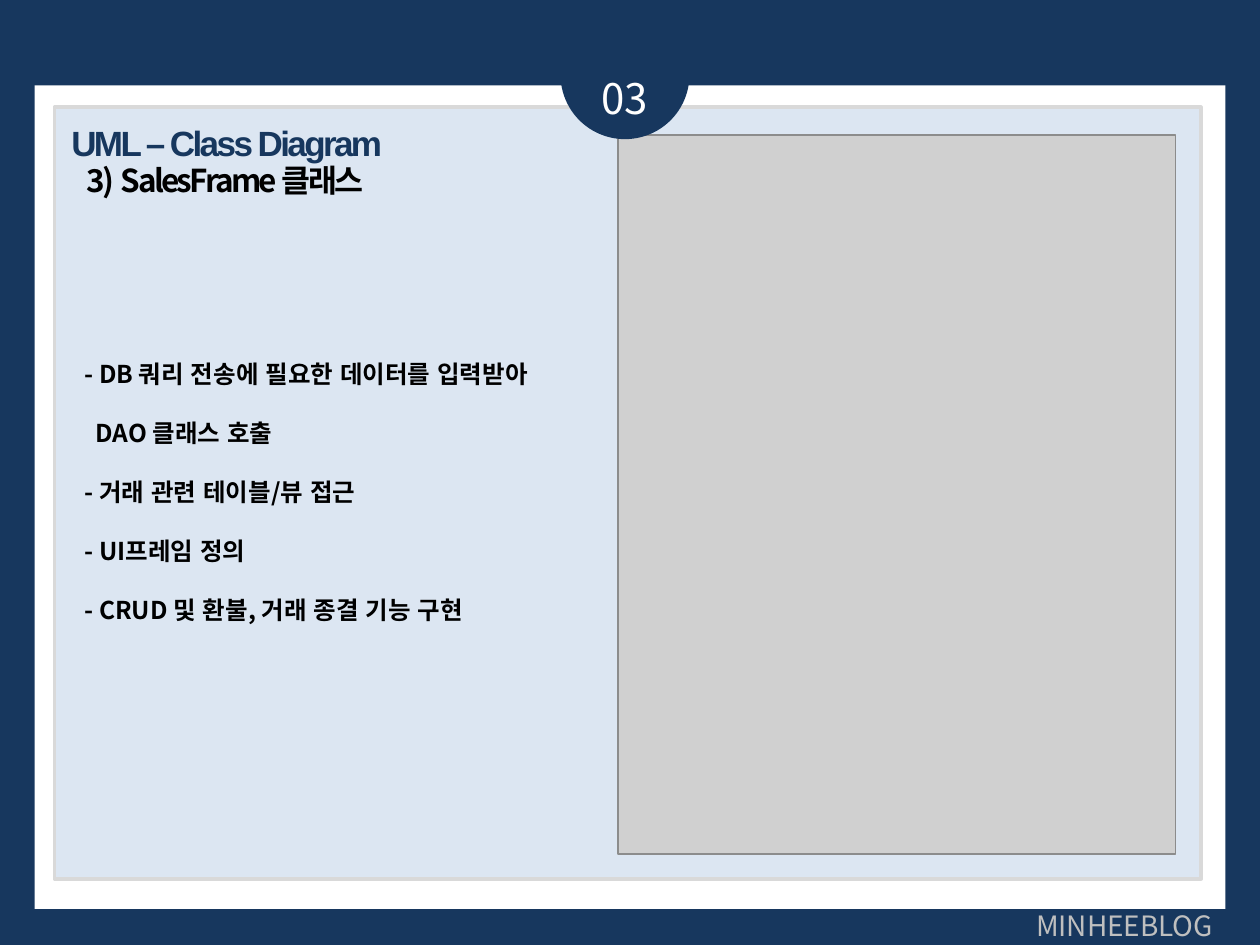
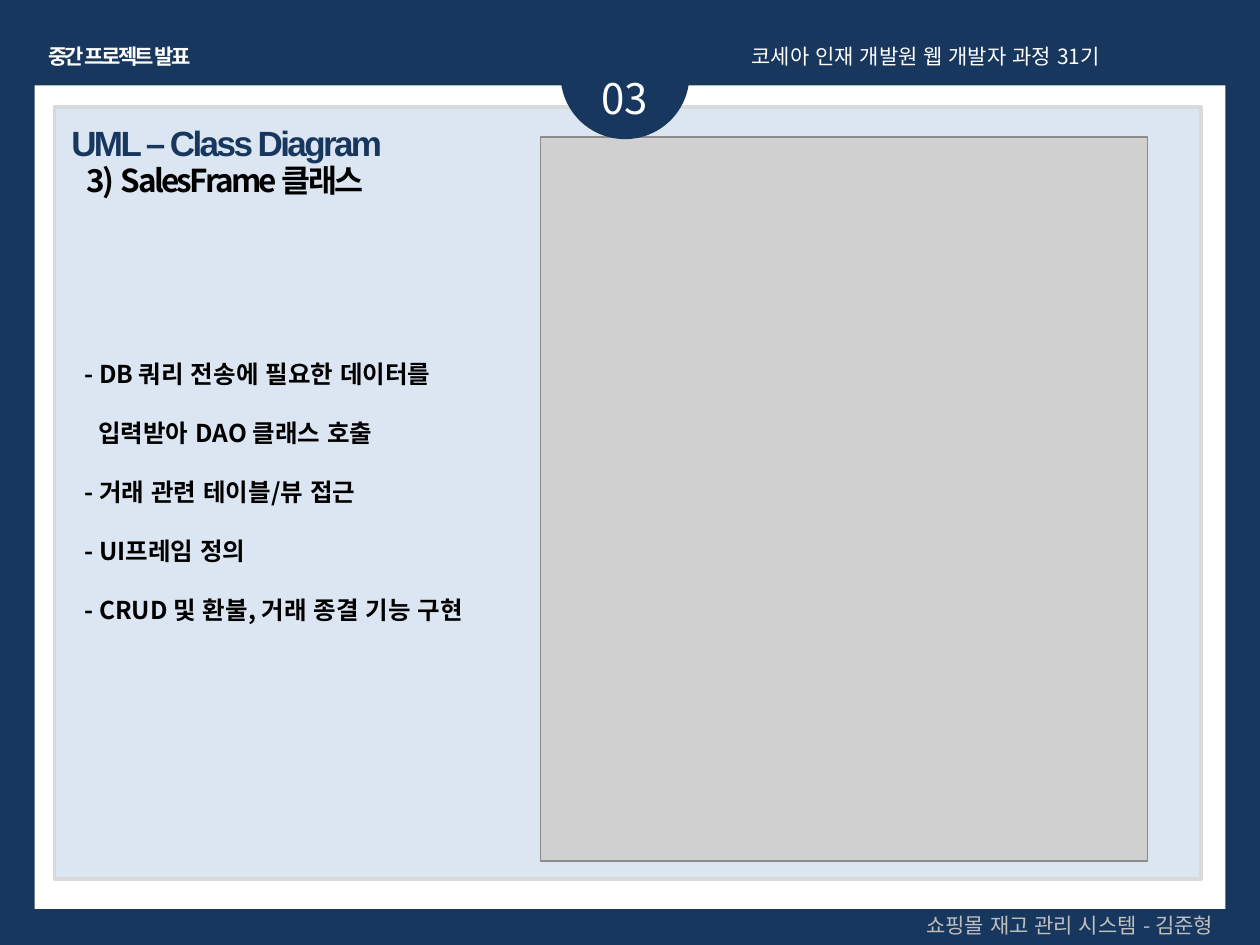
Before and after one commit to Wolfswagen/Kosea_Mid_project, a slide deck: slide 14 of Kosea_Mid_Project/김준형 Project-2nd.pptx. Drawn at 1260x945 pixels with LibreOffice and Linux fonts; fonts in the diff are those of the drawing; grey boxes stand for pictures. Boxes give left, top, right and bottom in pixels: in the first picture for what was removed or moved away, otherwise in the second. Text is boxed around its words. In the diff, an @@ line names an element or a change of style, - is before the commit and + after.

```diff
--- a/Kosea_Mid_Project/김준형 Project-2nd.pptx
+++ b/Kosea_Mid_Project/김준형 Project-2nd.pptx
@@ text added at <box>48,46,191,66</box>, 12 pt, text #FFFFFF, bold @@
+중간 프로젝트 발표
@@ text added at <box>752,46,1100,66</box>, 12 pt, text #FFFFFF @@
+코세아 인재 개발원 웹 개발자 과정 31기
@@ picture: place and size @@
-picture at <box>617,135,1176,854</box>
+picture at <box>541,137,1147,862</box>
@@ text at <box>98,362,430,445</box>: text changed @@
-- DB 쿼리 전송에 필요한 데이터를 입력받아
-DAO 클래스 호출
+- DB 쿼리 전송에 필요한 데이터를
+입력받아 DAO 클래스 호출
@@ text added at <box>926,915,1213,935</box>, 12 pt, text #BFBFBF @@
+쇼핑몰 재고 관리 시스템 - 김준형
@@ text removed at <box>1036,908,1213,937</box> @@
-MINHEEBLOG
```
Also in this commit, not shown: 20 other slides changed, 19 other files.
